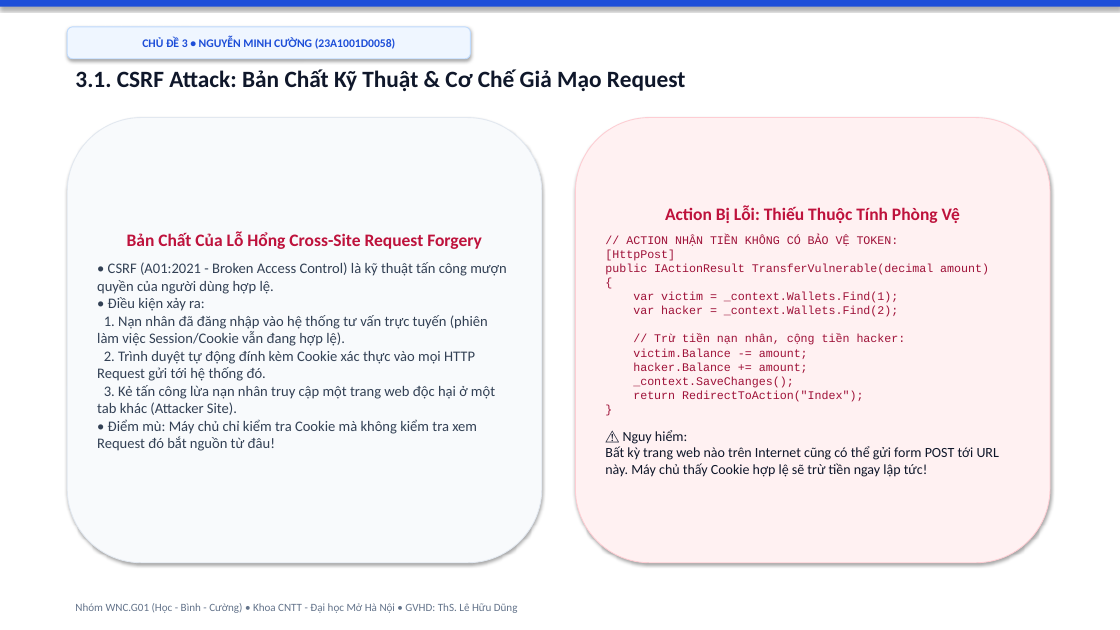
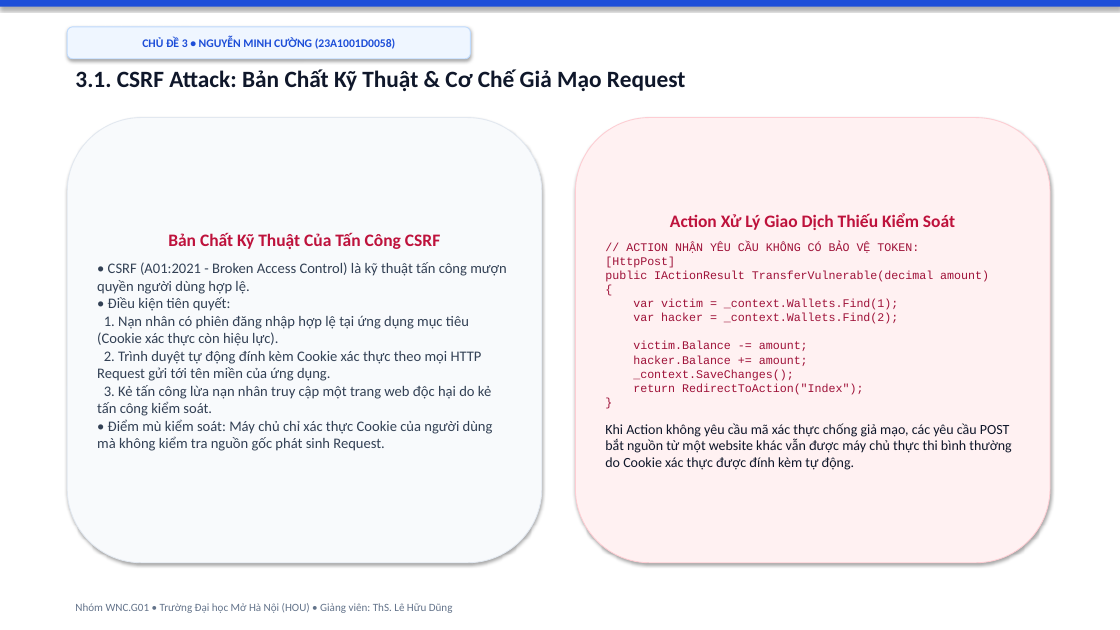
Before and after one commit to hocjsoo/OWASP_Demo, a slide deck: slide 15 of Slide_OWASP_Top3_Nhom_WNC_G01.pptx. Drawn at 1120x630 pixels with LibreOffice and Linux fonts; fonts in the diff are those of the drawing. Boxes give left, top, right and bottom in pixels: in the first picture for what was removed or moved away, otherwise in the second. Text is boxed around its words. In the diff, an @@ line names an element or a change of style, - is before the commit and + after.

```diff
--- a/Slide_OWASP_Top3_Nhom_WNC_G01.pptx
+++ b/Slide_OWASP_Top3_Nhom_WNC_G01.pptx
@@ text in rounded rectangle at [97, 232, 506, 451]: text changed @@
-Bản Chất Của Lỗ Hổng Cross-Site Request Forgery
-• CSRF (A01:2021 - Broken Access Control) là kỹ thuật tấn công mượn quyền của người dùng hợp lệ.
-• Điều kiện xảy ra:
-1. Nạn nhân đã đăng nhập vào hệ thống tư vấn trực tuyến (phiên làm việc Session/Cookie vẫn đang hợp lệ).
-2. Trình duyệt tự động đính kèm Cookie xác thực vào mọi HTTP Request gửi tới hệ thống đó.
-3. Kẻ tấn công lừa nạn nhân truy cập một trang web độc hại ở một tab khác (Attacker Site).
-• Điểm mù: Máy chủ chỉ kiểm tra Cookie mà không kiểm tra xem Request đó bắt nguồn từ đâu!
+Bản Chất Kỹ Thuật Của Tấn Công CSRF
+• CSRF (A01:2021 - Broken Access Control) là kỹ thuật tấn công mượn quyền người dùng hợp lệ.
+• Điều kiện tiên quyết:
+1. Nạn nhân có phiên đăng nhập hợp lệ tại ứng dụng mục tiêu (Cookie xác thực còn hiệu lực).
+2. Trình duyệt tự động đính kèm Cookie xác thực theo mọi HTTP Request gửi tới tên miền của ứng dụng.
+3. Kẻ tấn công lừa nạn nhân truy cập một trang web độc hại do kẻ tấn công kiểm soát.
+• Điểm mù kiểm soát: Máy chủ chỉ xác thực Cookie của người dùng mà không kiểm tra nguồn gốc phát sinh Request.
@@ text in rounded rectangle at [605, 213, 1011, 470]: text changed @@
-Action Bị Lỗi: Thiếu Thuộc Tính Phòng Vệ
-// ACTION NHẬN TIỀN KHÔNG CÓ BẢO VỆ TOKEN:
-[HttpPost]
-public IActionResult TransferVulnerable(decimal amount)
-{
-var victim = _context.Wallets.Find(1);
-var hacker = _context.Wallets.Find(2);
-// Trừ tiền nạn nhân, cộng tiền hacker:
-victim.Balance -= amount;
-hacker.Balance += amount;
-_context.SaveChanges();
-return RedirectToAction("Index");
-}
-⚠️ Nguy hiểm:
-Bất kỳ trang web nào trên Internet cũng có thể gửi form POST tới URL này. Máy chủ thấy Cookie hợp lệ sẽ trừ tiền ngay lập tức!
+Action Xử Lý Giao Dịch Thiếu Kiểm Soát
+// ACTION NHẬN YÊU CẦU KHÔNG CÓ BẢO VỆ TOKEN:
+[HttpPost]
+public IActionResult TransferVulnerable(decimal amount)
+{
+var victim = _context.Wallets.Find(1);
+var hacker = _context.Wallets.Find(2);
+victim.Balance -= amount;
+hacker.Balance += amount;
+_context.SaveChanges();
+return RedirectToAction("Index");
+}
+Khi Action không yêu cầu mã xác thực chống giả mạo, các yêu cầu POST bắt nguồn từ một website khác vẫn được máy chủ thực thi bình thường do Cookie xác thực được đính kèm tự động.
@@ text at [75, 603, 453, 613]: text changed @@
-Nhóm WNC.G01 (Học - Bình - Cường) • Khoa CNTT - Đại học Mở Hà Nội • GVHD: ThS. Lê Hữu Dũng
+Nhóm WNC.G01 • Trường Đại học Mở Hà Nội (HOU) • Giảng viên: ThS. Lê Hữu Dũng
```
Also in this commit, not shown: 21 other slides changed, 2 other files.
